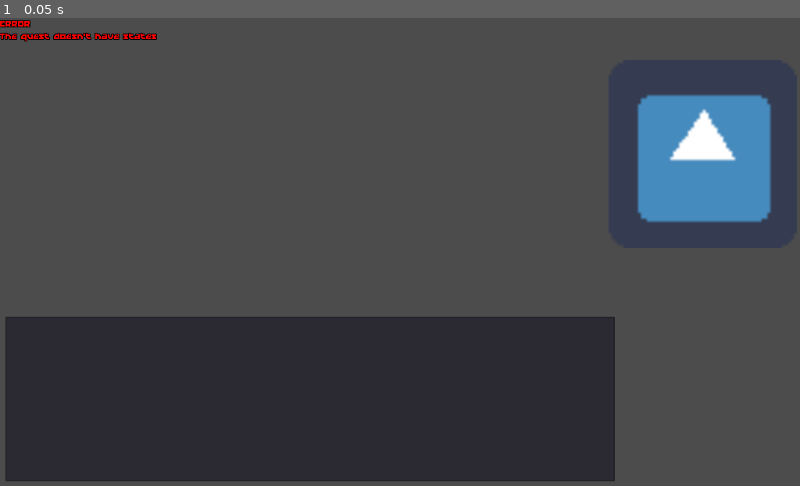
Above: before the commit, frame 1.
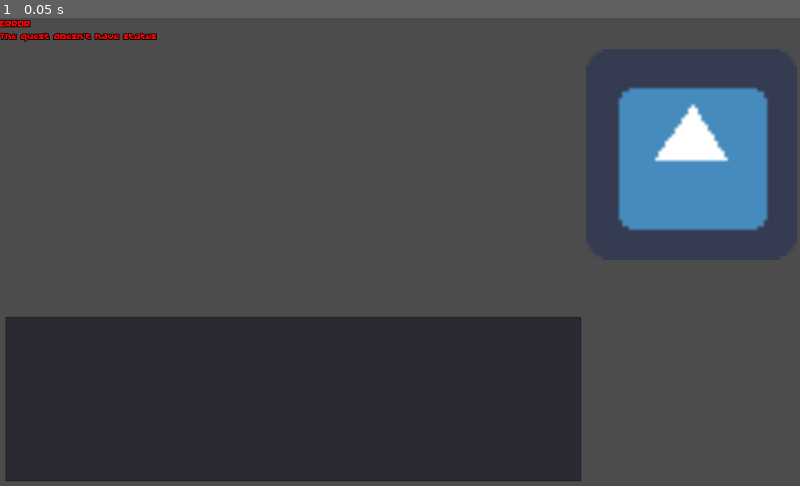
Above: after the commit, the same moment.

Repository: staddy/TextQuest
Game: Godot game, scene res://engine/QuestWindow.tscn
Two runs of this game, one before a commit and one after it. Both use one fixed random seed, a clock stepped at 60 frames per second and the inputs below. This scene is started directly instead of the project's main scene. The engine's default icon, where the game draws it, is replaced by a stand-in: a white triangle on a blue panel in a dark square.
Inputs:
- Up to frame 1 (0.05 s): no input

The runs differ from the first frame. In frame 1, 3.5% of the frame differs, in the area x 72-97%, y 14-99%.

Commit message:
Improvements, bugfixes

Diff:
--- a/engine/Core.gd
+++ b/engine/Core.gd
@@ -30,8 +30,9 @@
 
 static func fill_vars(input: String, vars: Dictionary):
 	var ret_val = input
-	for v in vars:
-		ret_val = ret_val.replace("{" + v + "}", str(vars[v]))
+	for i in range(0, 2):
+		for v in vars:
+			ret_val = ret_val.replace("{" + v + "}", str(vars[v]))
 	return ret_val
 
 static func condition_met(object: Dictionary, vars: Dictionary):
--- a/engine/QuestWindow.gd
+++ b/engine/QuestWindow.gd
@@ -64,15 +64,16 @@
 	if not current_state.has("text"):
 		error("The state doesn't have text")
 		return
-	$Text.bbcode_text = current_state["text"]
+	$Text.bbcode_text = core.fill_vars(current_state["text"], vars)
 
 func fill_actions():
 	$Actions.clear()
 	if not current_state.has("actions"):
 		error("The state doesn't have actions")
 		return
-	actions = core.as_array(current_state["actions"])
-	for action in actions:
+	actions = []
+	var actions_ = core.as_array(current_state["actions"])
+	for action in actions_:
 		if core.condition_met(action, vars):
 			if not action.has("text"):
 				error("An action doesn't have text")
@@ -80,15 +81,17 @@
 			if not action.has("results"):
 				error("An action doesn't have results")
 				return
-			$Actions.add_item(action["text"])
+			$Actions.add_item(core.fill_vars(action["text"], vars))
+			actions.append(action)
 
 func process_action(index):
 	if not process_vars(actions[index]):
 		return
-	var results = core.as_array(actions[index]["results"])
-	if results is String:
-		set_state(results)
+	var rs = actions[index]["results"]
+	if rs is String:
+		set_state(rs)
 		return
+	var results = core.as_array(rs)
 	var possible_results = []
 	var weights = []
 	var sum = 0
@@ -125,7 +128,8 @@
 		if not vs.has("var"):
 			for v in vs:
 				if v != "":
-					vars[v] = core.fill_and_evaluate(vs[v], vars)
+					var vv = v if v[0] != "{" else core.fill_vars(v, vars)
+					vars[vv] = core.fill_and_evaluate(vs[v], vars)
 			return true
 		else:
 			vs = [vs]
@@ -137,5 +141,6 @@
 		if (not v.has("var")) or (not v.has("value")):
 			error("Error in vars")
 			return false
-		vars[v["var"]] = core.fill_and_evaluate(v["value"], vars)
+		var vv = v["var"] if v["var"][0] != "{" else core.fill_vars(v["var"], vars)
+		vars[vv] = core.fill_and_evaluate(v["value"], vars)
 	return true
--- a/engine/QuestWindow.tscn
+++ b/engine/QuestWindow.tscn
@@ -8,7 +8,7 @@
 script = ExtResource( 2 )
 
 [node name="Text" type="RichTextLabel" parent="."]
-margin_right = 751.0
+margin_right = 740.0
 margin_bottom = 373.0
 custom_fonts/normal_font = ExtResource( 3 )
 bbcode_enabled = true
@@ -17,7 +17,7 @@
 }
 
 [node name="Image" type="TextureRect" parent="."]
-margin_left = 779.0
+margin_left = 750.0
 margin_top = 1.0
 margin_right = 1020.0
 margin_bottom = 348.0
@@ -29,10 +29,10 @@
 }
 
 [node name="Status" type="RichTextLabel" parent="."]
-margin_left = 806.53
-margin_top = 369.623
-margin_right = 994.53
-margin_bottom = 595.623
+margin_left = 754.0
+margin_top = 370.0
+margin_right = 1011.0
+margin_bottom = 596.0
 custom_fonts/normal_font = ExtResource( 3 )
 bbcode_enabled = true
 __meta__ = {
@@ -42,7 +42,7 @@
 [node name="Actions" type="ItemList" parent="."]
 margin_left = 7.0
 margin_top = 383.0
-margin_right = 787.0
+margin_right = 744.0
 margin_bottom = 594.0
 custom_fonts/font = ExtResource( 3 )
 allow_reselect = true
--- a/quests/ru/governor.JSON
+++ b/quests/ru/example.json
@@ -5,12 +5,12 @@
 	"version": "0.0.1",
 	"vars": {
 		"money": 2000000,
-		"gay": 0,
+		"gay": 0
 	},
 	"status": [
 		"'Ваше состояние:'",
 		"'Ориентация: ' + ('гей' if {gay} else 'натурал')",
-		"'Деньги: {money}'",
+		"'Деньги: {money}'"
 	],
 	"start": "0",
 	"states": {
@@ -31,14 +31,14 @@
 									"condition": "",
 									"p": 1.0,
 									"var": "",
-									"value": "",
+									"value": ""
 								}
-							],
-						},
-					],
+							]
+						}
+					]
 				},
-				{ "text": "[Отобрать рубь]", "vars": {"money": "{money} + 1"}, "results": {"next": "0"},},
-				{ "text": "[Дать рубь]", "vars": {"money": "{money} - 1"}, "results": {"next": "0"},},
+				{ "text": "[Отобрать рубь]", "vars": {"money": "{money} + 1"}, "results": {"next": "0"}},
+				{ "text": "[Дать рубь]", "vars": {"money": "{money} - 1"}, "results": {"next": "0"}},
 				{
 					"text": "Привет...",
 					"results": [
@@ -51,13 +51,13 @@
 									"condition": "",
 									"p": 1.0,
 									"var": "",
-									"value": "",
-								},
-							],
-						},
-					],
-				},
-			],
+									"value": ""
+								}
+							]
+						}
+					]
+				}
+			]
 		},
 		"1": {
 			"text": "Чё делаешб!",
@@ -75,11 +75,11 @@
 									"condition": "",
 									"p": 1.0,
 									"var": "",
-									"value": "",
+									"value": ""
 								}
-							],
-						},
-					],
+							]
+						}
+					]
 				},
 				{
 					"text": "Привет...",
@@ -93,13 +93,13 @@
 									"condition": "",
 									"p": 1.0,
 									"var": "",
-									"value": "",
-								},
-							],
-						},
-					],
-				},
-			],
+									"value": ""
+								}
+							]
+						}
+					]
+				}
+			]
 		},
 		"2": {
 			"text": "Ты чё, дурак, блин?",
@@ -108,6 +108,6 @@
 		"3": {
 			"text": "[color=#99FF99]Вы проиграли[/color]",
 			"actions": [{"text": "Окей, попробуем ещё раз", "results": {"next": "0"}}]
-		},
-	},
+		}
+	}
 }
--- /dev/null
+++ b/quests/ru/last_dictator.json
@@ -0,0 +1,114 @@
+{
+	"name": "Последний Диктатор",
+	"description": "",
+	"author": "staddy",
+	"version": "0.0.1",
+	"vars": {
+		"money": 1000000,
+		"health": "80 + randi() % 20",
+		"center": "11 + randi() % 10",
+		"west": "11 + randi() % 10",
+		"east": "11 + randi() % 10",
+		"admin": "45 + randi() % 10",
+		"hgrades": "\"['при смерти', 'плохое', 'нормальное', 'хорошее', 'отличное']\"",
+		"grades": "\"['ненависть', 'негативное', 'нейтральное', 'любовь', 'обожание']\"",
+		"regions": "\"{'center': 'Центр', 'west': 'Запад', 'east': 'Восток'}\""
+	},
+	"status": [
+		"'Деньги: [color=#A0A0FF]{money}[/color] талон' + ('' if {money} % 10 == 1 else ('а' if {money} % 10 in [2, 3, 4] else 'ов'))",
+		"'Состояние здоровья: [color=#A0A0FF]' + {hgrades}[{health} / 20] + '[/color]'",
+		"'Отношение Центра: [color=#A0A0FF]' + {grades}[{center} / 20] + '[/color]'",
+		"'Отношение Запада: [color=#A0A0FF]' + {grades}[{west} / 20] + '[/color]'",
+		"'Отношение Востока: [color=#A0A0FF]' + {grades}[{east} / 20] + '[/color]'",
+		"'Отношение Администрации: [color=#A0A0FF]' + {grades}[{admin} / 20] + '[/color]'"
+	],
+	"start": "tax_term_0",
+	"states": {
+		"0": {
+			"text": "Привет!\nКак дела?",
+			"image": "../images/2.jpg",
+			"actions": [
+				{
+					"condition": "",
+					"text": "Здорова, блин!",
+					"results": [
+						{
+							"condition": "",
+							"weight": 1,
+							"next": "1",
+							"vars": [
+								{
+									"condition": "",
+									"p": 1.0,
+									"var": "",
+									"value": ""
+								}
+							]
+						}
+					]
+				},
+				{ "condition": "{money} > 100000", "text": "Собирать налоги", "vars": {"money": "{money} + 1"}, "results": {"next": "0"}},
+				{ "text": "[Дать рубь]", "vars": {"money": "{money} - 1"}, "results": {"next": "0"}},
+				{
+					"text": "Привет...",
+					"results": [
+						{
+							"condition": "",
+							"weight": 1,
+							"next": "1",
+							"vars": [
+								{
+									"condition": "",
+									"p": 1.0,
+									"var": "",
+									"value": ""
+								}
+							]
+						}
+					]
+				}
+			]
+		},
+		"tax_term_0": {
+			"vars": {
+				"tax_term_text": "'Выберите субъект...' if (({center} > 10) or ({west} > 10) or ({east} > 10)) else 'Нет доступных субъектов!'"
+			},
+			"text": "Вы стоите перед терминалом для сбора налогов.\nНа кинескопе мерцает надпись: [color=#99FF99]\"{tax_term_text}\"[/color]",
+			"actions": [
+				{"condition": "{center} > 10", "text": "Выбрать Центр", "vars": {"tax_term_region": "'center'"}, "results": "tax_term_1"},
+				{"condition": "{west} > 10", "text": "Выбрать Запад", "vars": {"tax_term_region": "'west'"}, "results": "tax_term_1"},
+				{"condition": "{east} > 10", "text": "Выбрать Восток", "vars": {"tax_term_region": "'east'"}, "results": "tax_term_1"},
+				{"text": "Отойти от терминала", "results": "tax_term_0"}
+			]
+		},
+		"tax_term_1": {
+			"vars": {
+				"tax_term_text": "{regions}['{tax_term_region}']"
+			},
+			"text": "Лампы загудели и терминал вывел список доступных действий для субъекта [color=#99FF99]\"{tax_term_text}\"[/color].",
+			"actions": [
+				{"condition": "{{tax_term_region}} > 15", "text": "Собрать налоги со всех",
+				"vars": {"collected": "75000 + randi() % 50000", "money": "{money} + {collected}", "{tax_term_region}": "{{tax_term_region}} - 8 - randi() % 3"}, "results": "tax_term_2"},
+				{"condition": "{{tax_term_region}} > 10", "text": "Собрать налоги только с малого бизнеса",
+				"vars": {"collected": "20000 + randi() % 10000", "money": "{money} + {collected}", "{tax_term_region}": "{{tax_term_region}} - 3 - randi() % 3"}, "results": "tax_term_2"},
+				{"text": "Вернуться к выбору субъекта", "results": "tax_term_0"},
+				{"text": "Отойти от терминала", "results": "tax_term_0"}
+			]
+		},
+		"tax_term_2": {
+			"vars": {
+				"tax_term_text_2": "'{collected} талон' + ('' if {money} % 10 == 1 else ('а' if {money} % 10 in [2, 3, 4] else 'ов'))"
+			},
+			"text": "На экране появилась надпись: [color=#99FF99]\"Вы собрали: {tax_term_text_2}\"[/color].",
+			"actions": [
+				{"condition": "{{tax_term_region}} > 10", "text": "Вернуться к сбору налогов с субъекта {tax_term_text}", "results": "tax_term_1"},
+				{"text": "Вернуться к выбору субъекта", "results": "tax_term_0"},
+				{"text": "Отойти от терминала", "results": "tax_term_0"}
+			]
+		},
+		"3": {
+			"text": "[color=#99FF99]Вы проиграли[/color]",
+			"actions": [{"text": "Окей, попробуем ещё раз", "results": {"next": "0"}}]
+		}
+	}
+}
Not shown, added: .gitattributes
